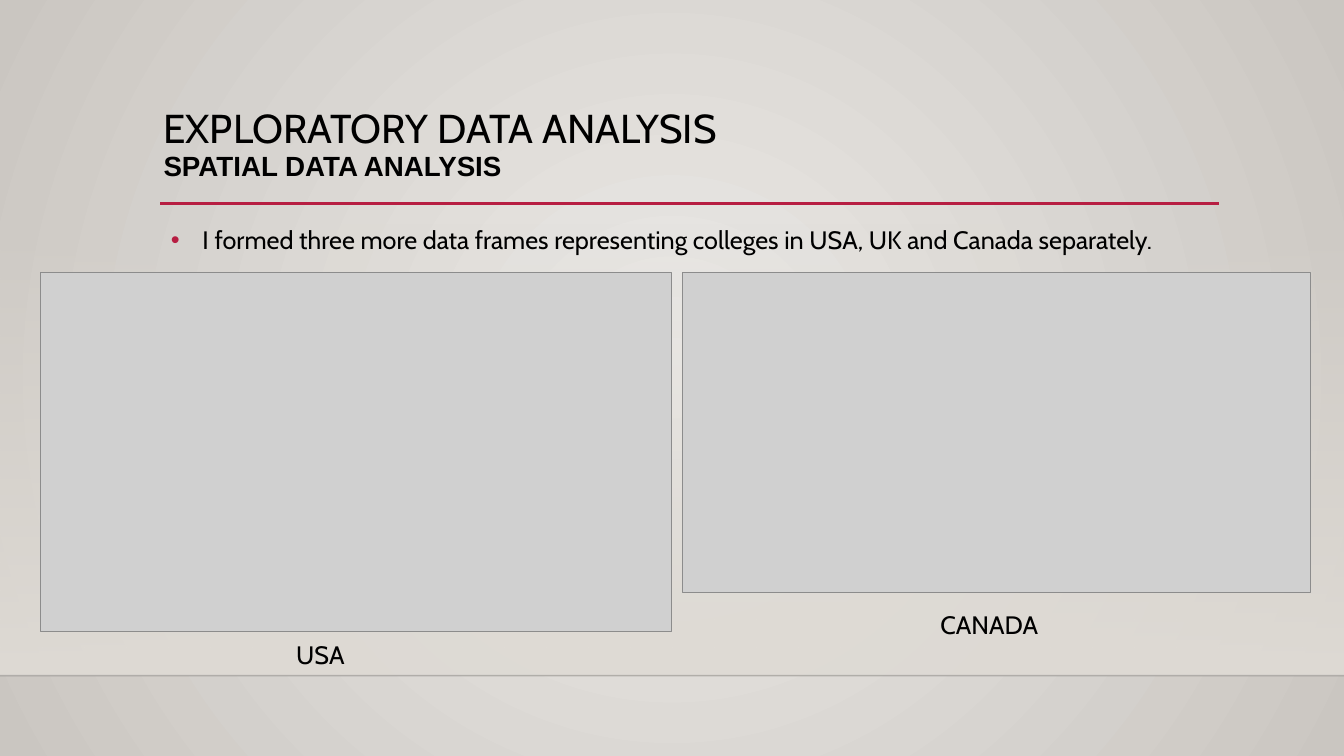
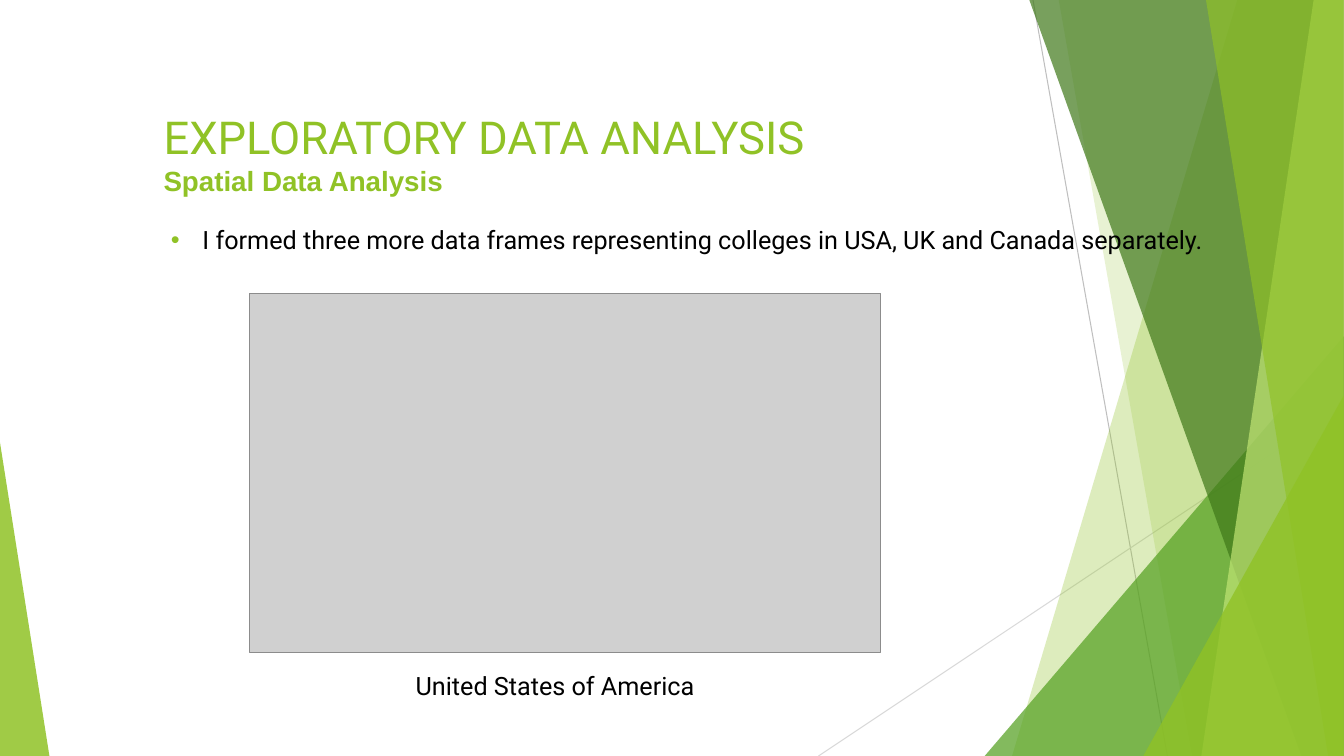
Before and after one commit to deepratnaawale/Capstone, a slide deck: slide 7 of Presentables/Clustering Colleges.pptx. Drawn at 1344x756 pixels with LibreOffice and Linux fonts; fonts in the diff are those of the drawing; grey boxes stand for pictures; background and template pictures are left out. Boxes give left, top, right and bottom in pixels: in the first picture for what was removed or moved away, otherwise in the second. Text is boxed around its words. In the diff, an @@ line names an element or a change of style, - is before the commit and + after.

```diff
--- a/Presentables/Clustering Colleges.pptx
+++ b/Presentables/Clustering Colleges.pptx
@@ background gradient #ECEAE7 to #CAC7C1 to #FFFFFF @@
@@ title at box(164, 121, 804, 196): text changed; size 28.8 to 32.4 pt; font Cabin to Roboto; text colour #000000 to #90C226 @@
-EXPLORATORY DATA ANALYSIS
-SPATIAL DATA ANALYSIS
+EXPLORATORY DATA ANALYSIS
+Spatial Data Analysis
@@ line removed from (160, 204) to (1220, 204) @@
@@ rectangle removed at box(0, 223, 1344, 676) @@
@@ text "I formed three more data ..." at box(202, 226, 1202, 255): font Cabin to Roboto; bullet colour #B71E42 to #90C226 @@
@@ picture: place and size @@
-picture at box(40, 273, 673, 632)
+picture at box(249, 293, 881, 652)
@@ picture removed at box(683, 273, 1311, 593) @@
@@ group added at box(0, 0, 1344, 756): 5 freeform shapes, 3 triangles, 2 lines @@
@@ text removed at box(940, 616, 1038, 635) @@
-CANADA
@@ text removed at box(296, 646, 344, 665) @@
-USA
@@ line removed from (0, 676) to (1344, 676) @@
@@ text added at box(416, 676, 694, 696), 18 pt, text #000000 @@
+United States of America
```
Also in this commit, not shown: 11 other slides changed, 2 slides added, 1 other file.
